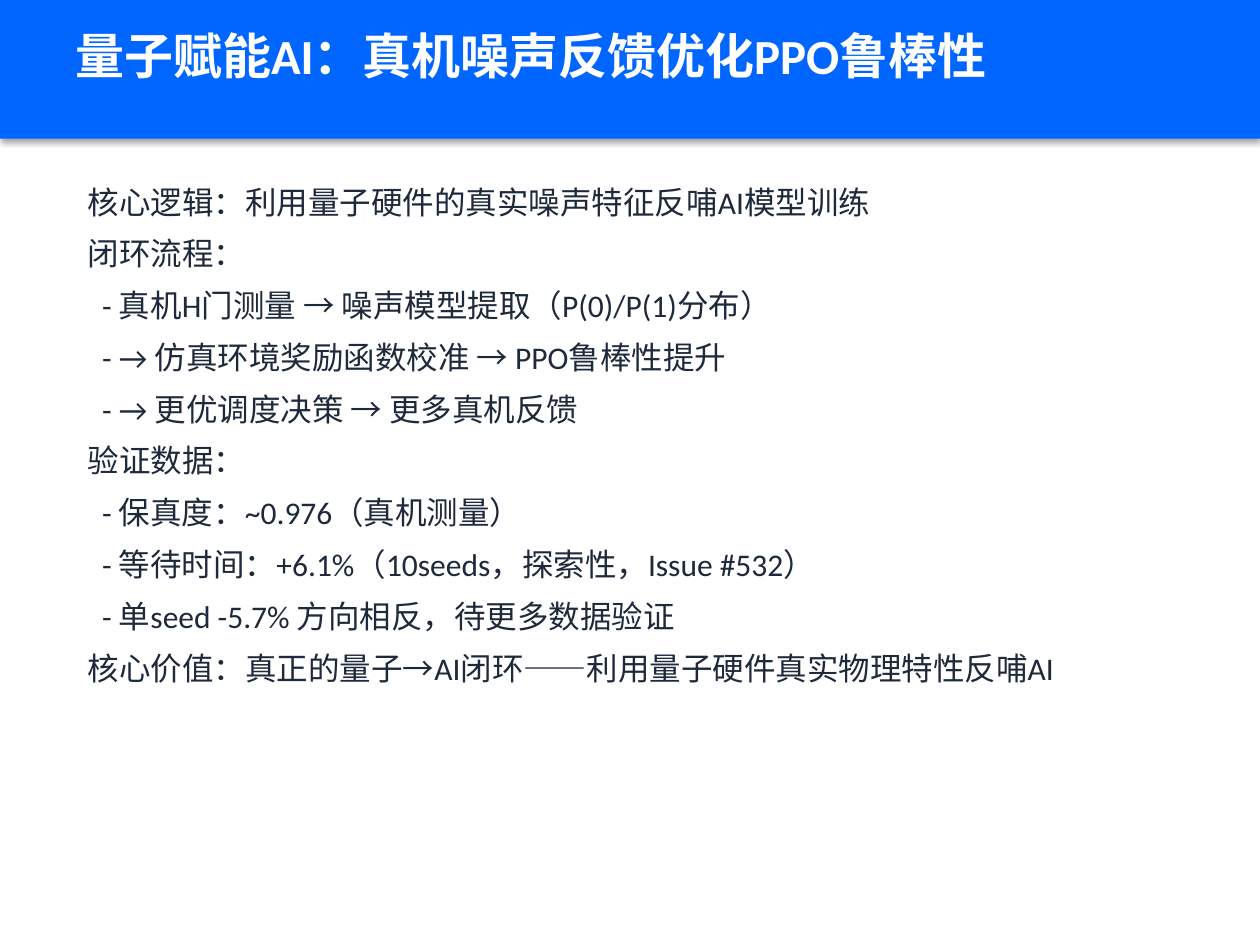
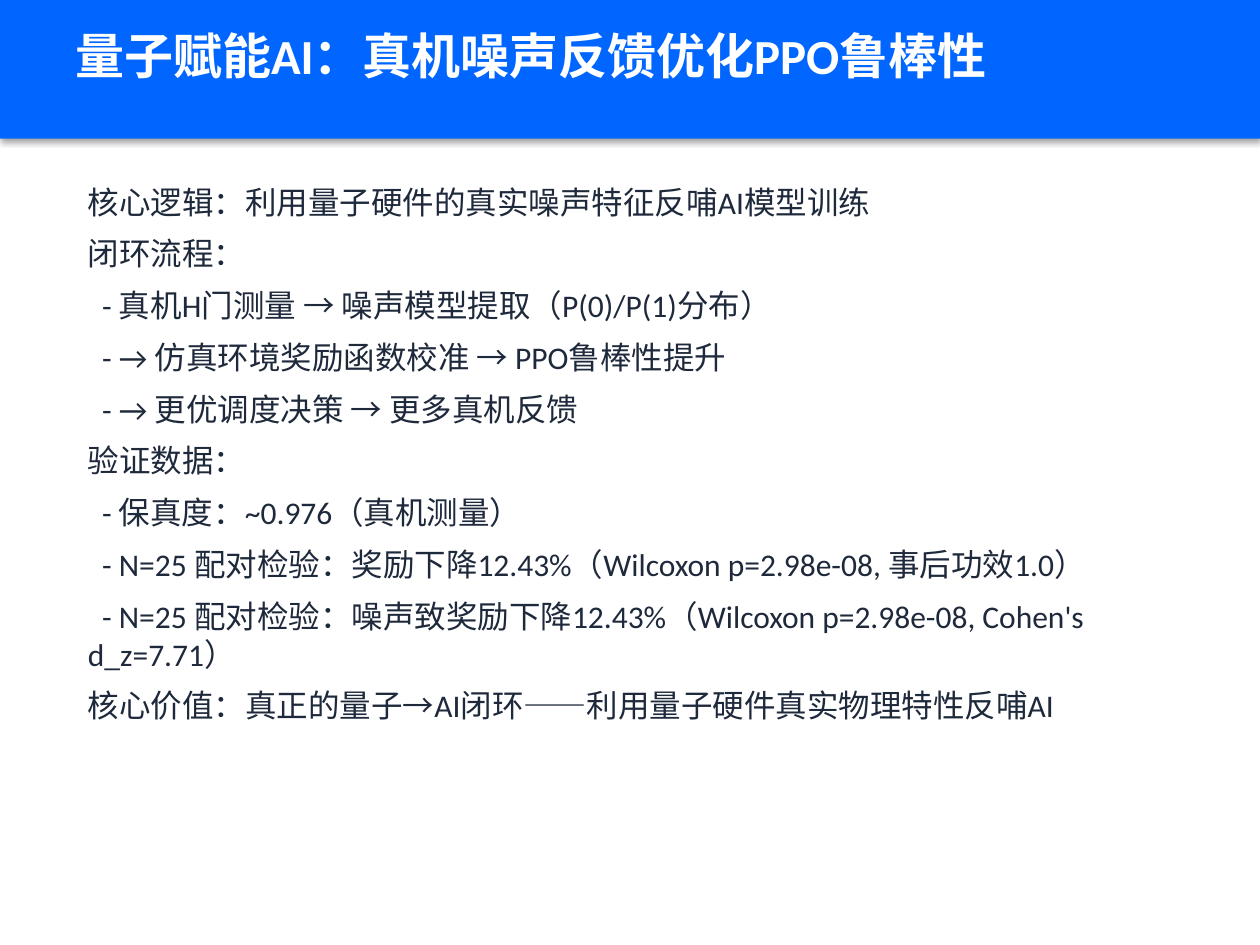
Before and after one commit to xiabai2008/quantum-rl-scheduler, a slide deck: slide 8 of deliverable_models/答辩PPT.pptx. Drawn at 1260x945 pixels with LibreOffice and Linux fonts; fonts in the diff are those of the drawing. Boxes give left, top, right and bottom in pixels: in the first picture for what was removed or moved away, otherwise in the second. Text is boxed around its words. In the diff, an @@ line names an element or a change of style, - is before the commit and + after.

Commit message:
fix: 三审修复批次 — 可复现性恢复+P1缺陷批+测试补齐+交付物完善 (#867,#868,#869,#871,#872,#880,#881,#882,#883,#884,#874,#875,#876,#830,#829,#835,#842,#847,#849,#768,#858,#860,#807)
P0 可复现性：
- 补回 _invalidate_obs_cache 方法定义（Issue #775 合并时在 merge 冲突解决中丢失）
- 修复 crosstalk 双重扣减回归（还原 #890 修复）
- ruff format 2 文件 + tianyan_client BLE001 → ruff/mypy 清零
- 全量 pytest：276 failed → 0 failed（3593 passed），run_simulation.py 恢复可复现

P0 熔断器：
- #867 before_request HALF_OPEN 单试探控制（对齐 call() 主路径）
- #868 编程错误不计入熔断失败计数

P1 缺陷批：#869 evaluate 禁缓存 / #871 超参校验 / #872 QuotaTracker 负值 / #880 CheckpointManager 加锁 / #881 DQN 超参统一 / #882 Platform 连接释放 / #883 compilation step/reset / #884 DAG 退火超时+QUBO 上限 / #860 MARL 动作3聚合修复+训练稳定性

测试补齐：#876 PPOExplainer / #875 ObsMaskWrapper / #874 统计函数（含手算对照）

交付物：白皮书扩写至 21 页、PPT 旧数字清零（+123.4% 口径）、validate_submission 警告清零、doc-sync 日期检查降 warning、测试数统一 3605、关闭 7 个假 Open issue

```diff
--- a/deliverable_models/答辩PPT.pptx
+++ b/deliverable_models/答辩PPT.pptx
@@ text at [88,549,1085,671]: text changed @@
-- 等待时间：+6.1%（10seeds，探索性，Issue #532）
-- 单seed -5.7% 方向相反，待更多数据验证
+- N=25 配对检验：奖励下降12.43%（Wilcoxon p=2.98e-08, 事后功效1.0）
+- N=25 配对检验：噪声致奖励下降12.43%（Wilcoxon p=2.98e-08, Cohen's d_z=7.71）
```
Also in this commit, not shown: 4 other slides changed, 42 other files.
